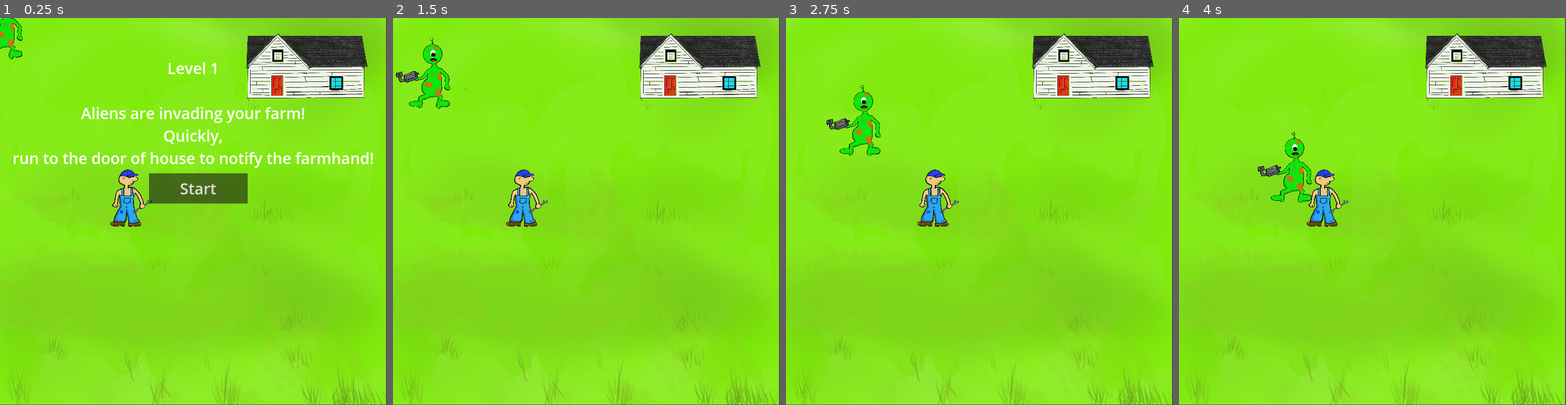
Above: before the commit, frames 1-4 (left to right).
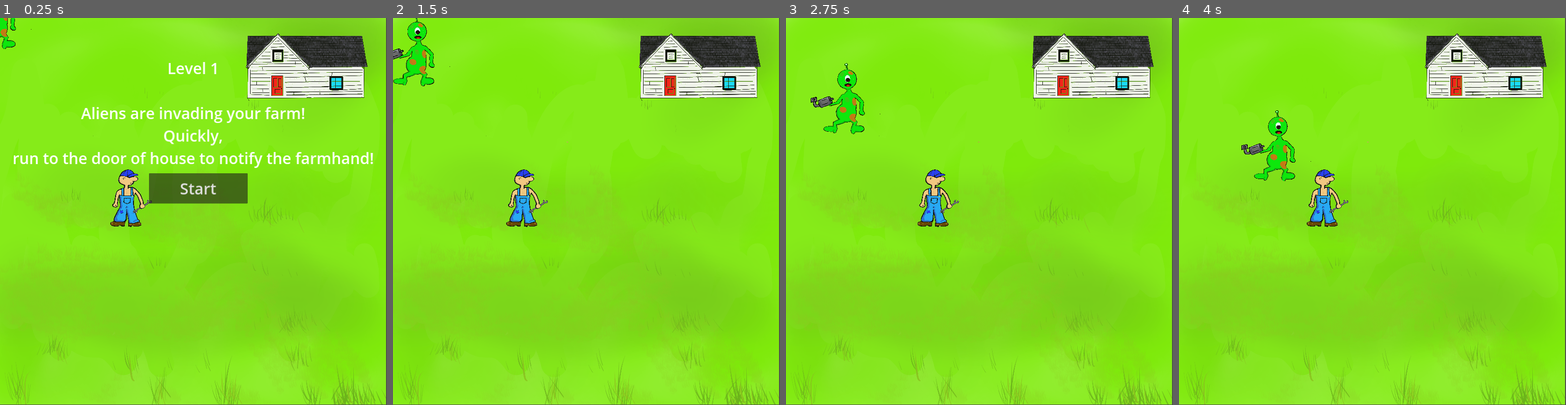
Above: after the commit, the same moments.

Repository: amychen108/crop-pocalypse
Game: Godot game, scene res://Level1.tscn
The game is run twice, just before and just after one commit, with the same random seed, the same clock (stepped at 60 frames per second) and the same inputs.
Inputs:
- Up to frame 1 (0.25 s): no input
- Up to frame 2 (1.5 s): click "Start" at 0.5 s; tap Enter (ui_accept) at 1.25 s; hold Right (ui_right) from 1.28 s (still down)
- Up to frame 3 (2.75 s): keep holding Right (ui_right); tap Enter (ui_accept) at 1.52, 2.27 s
- Up to frame 4 (4 s): release Right (ui_right) at 2.78 s; hold Left (ui_left) 2.78-3.53 s; hold Right (ui_right) from 3.53 s (still down); tap Enter (ui_accept) at 3.77 s

The runs differ from the first frame. In frame 1, 0.4% of the frame differs, in the area x 0-10%, y 0-11%; in frame 2, 1.5%; in frame 3, 1.6%; in frame 4, 1.6%, in the area x 16-35%, y 23-48%.

Commit message:
game paused before pressing start on level1 tutorial done!

Diff:
--- a/src/view/Farmhouse.gd
+++ b/src/view/Farmhouse.gd
@@ -15,4 +15,4 @@
 	print("Entered body name:", node.name)
 	if node.name == "FarmHand2":
 		print("Farm touched the house")
-	get_tree().change_scene_to_file("res://Level2.tscn")
+		get_tree().change_scene_to_file("res://Level2.tscn")
--- a/src/view/Level1.tscn
+++ b/src/view/Level1.tscn
@@ -38,6 +38,7 @@
 script = ExtResource("2_1fqjg")
 
 [node name="TutorialHUD" type="CanvasLayer" parent="."]
+process_mode = 2
 script = ExtResource("7_2prp8")
 
 [node name="Label" type="Label" parent="TutorialHUD"]
@@ -64,5 +65,4 @@
 [node name="Timer" type="Timer" parent="TutorialHUD"]
 
 [connection signal="body_entered" from="Farmhouse" to="Farmhouse" method="_on_body_entered"]
-[connection signal="child_entered_tree" from="Farmhouse/CollisionShape2D" to="Farmhouse" method="_on_collision_shape_2d_child_entered_tree"]
 [connection signal="pressed" from="TutorialHUD/Button" to="TutorialHUD" method="_on_button_pressed"]
--- a/src/view/TutorialHUD.gd
+++ b/src/view/TutorialHUD.gd
@@ -3,7 +3,7 @@
 
 # Called when the node enters the scene tree for the first time.
 func _ready():
-	pass # Replace with function body.
+	get_tree().paused = true # Replace with function body.
 
 
 # Called every frame. 'delta' is the elapsed time since the previous frame.
@@ -13,5 +13,6 @@
 
 func _on_button_pressed():
 	print("tutorial label closed")
-	$Button.visible = false;
-	$Label.visible = false;
+	$Button.visible = false
+	$Label.visible = false
+	get_tree().paused = false
